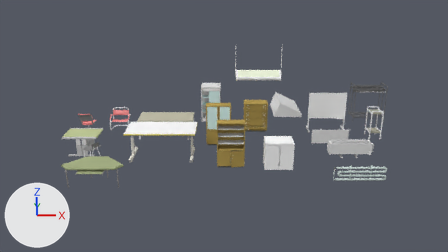
The Blender file data/props/furnitures.blend as it was, and as the next commit left it.
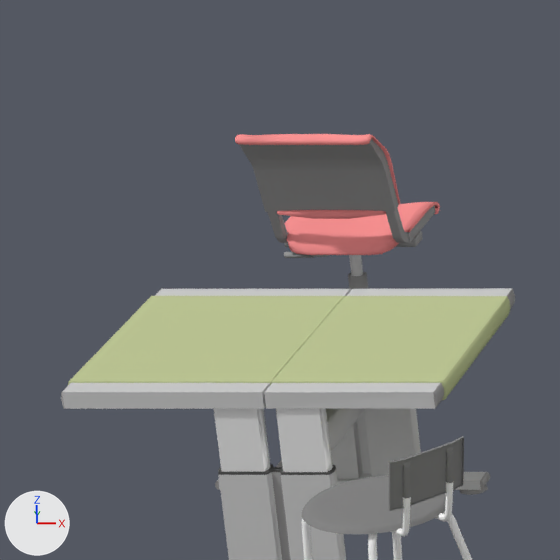
The first picture shows the older version from the file's camera 'Camera'. The close-ups show both versions on the part from 12% to 24% of the width and 40% to 61% of the height of that picture; other places that the commit changed are outside them. Arrows for +X, +Y and +Z are at lower left; the lights stay in place.

Objects in the first close-up: 'Print_board', 'Rolling_Chair', 'Stool'.
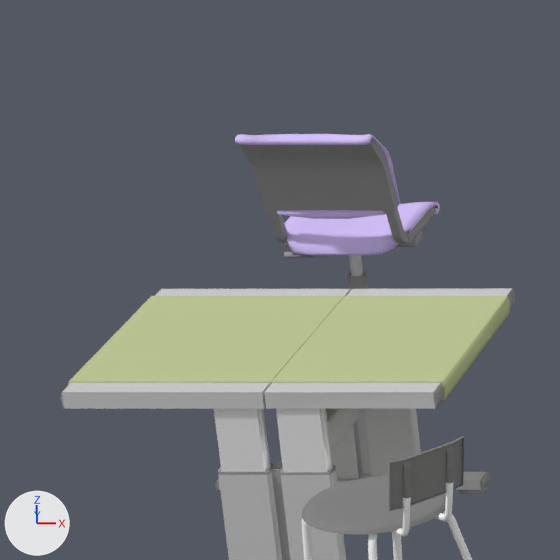
Where the change shows, as pixel boxes (x1, y1, x2, y2) in the close-ups (560 x 560 px):
part 1 of me_cube, recoloured (pink to purple)
    both: (235, 134, 440, 255)

Edits to the bpy script that builds the scene:
```text
Add mat_purplefabricmat:
    mat_purplefabricmat = diffuse_material('PurpleFabricMat')
    mat_purplefabricmat.base_color = (0.692, 0.563, 1.0)  # purple #d9c6ff
Change me_cube:
    where me_cube.from_pydata(...)  # 1516 vertices, 1481 faces; spans x -0.346..0.348, y -0.711..0.201, z -0.577..0.634
    used by ob_rolling_chair; location = (-7.565, 1.034, 0.585)
    me_cube part 1: all 434 faces that had it switch from mat_material_024 (pink #ff9797) to mat_purplefabricmat (purple #d9c6ff)
    remove me_cube.materials.append(mat_material_026)  # black #000000
    add me_cube.materials.append(mat_blackplasticmat)  # grey #9f9f9f
```
